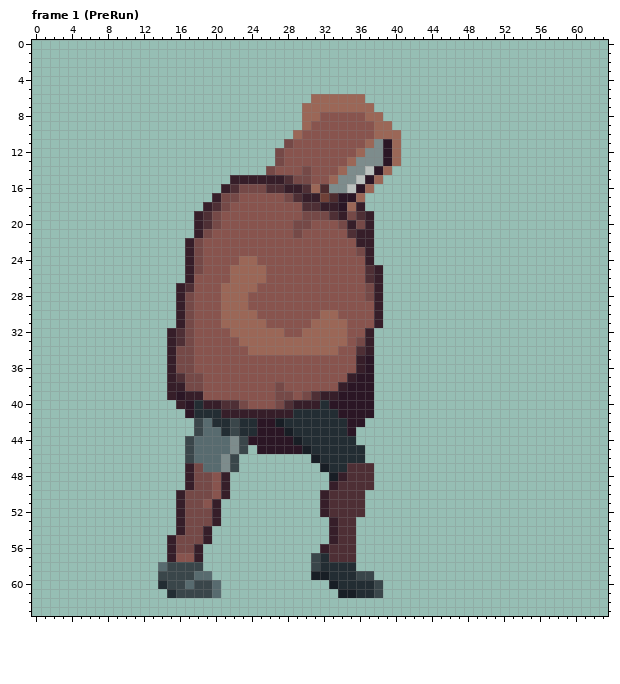
Two versions of one pixel-art file, Biogenesis_SNZA/Assets/Sprites/Liora/Liora_Run.aseprite. This is how it looked before the edit.
64x64 pixels, 9 frames. Colours within 5 levels of each other are drawn and written as one. Shown: frame 1 (PreRun). The commit also changed other frames, which this record leaves out.
And afterwards:
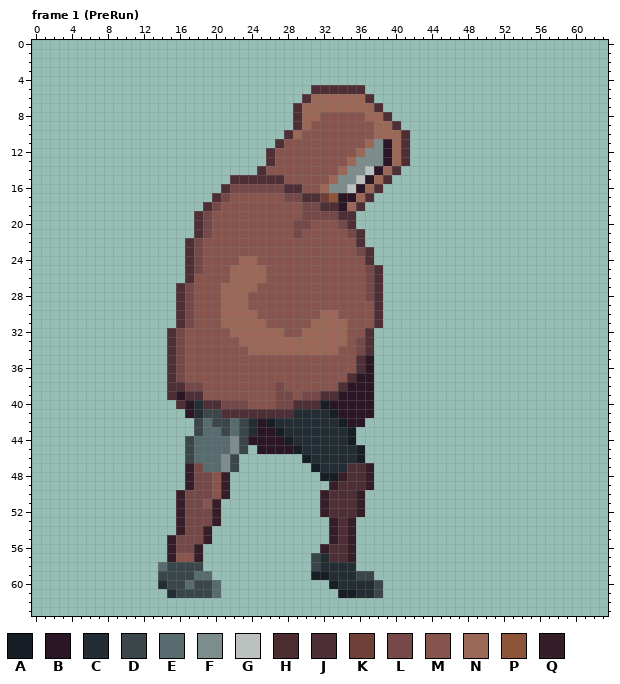
Palette (. is transparent): A #181e25  B #2b1625  C #232d33  D #3a464a  E #586b6f  F #7d8c8c  G #bbc1be  H #4d2c2f  J #4e2f35  K #6f4037  L #754947  M #88544e  N #9b6757  P #8e5439  Q #361e29
What changed:
Changed rows in their new state; - is an unchanged pixel.
Frame 1 (PreRun), layer "Flattened":
first column x 15:
 5 ----------------JJJJJJ-----
 6 ---------------J------J----
 7 --------------J--------J---
 8 --------------J---------J--
 9 --------------J----------J-
10 -------------J------------J
11 ------------JM------------J
12 -----------JM-------------J
13 -----------JM-------------J
14 ----------JM---M---------J-
15 -------JJJJJJMMM--------J--
16 ------JL---LLJJMMN-----J---
17 -----J-M------LJJ-P---J----
18 ----JLM--------LLJJ--J-----
19 ---JLM------------LJJ..----
20 ---JLM--------------J..----
21 ---J----------------LJ.----
22 --J------------------J.----
23 --J-------------------J----
24 --J-------------------J----
25 --J-------------------LJ---
26 --J-------------------LJ---
27 -JL--------------------J---
28 -J---------------------J---
29 -J---------------------J---
30 -J---------------------J---
31 -J---------------------J---
32 JLM-------------------J----
33 JLM-------------------J----
34 J-M------------------LJ----
35 J-M------------------J-----
36 J-M------------------J-----
37 JLMM----------------J------
38 JJ-----------------J-------
39 J-JJ------------LJJ--------
40 -J--JJLL-----LJJJA---------
41 ----DDJJJJJJJJ----A--------
42 -----DDED--AC------A-------
43 ------DED---AC------A------
44 -------------AC-----A------
45 --------------AC-----A-----
46 ---------------AC----A-----
47 ----------------AC----Q----
48 -----------------A----Q----
49 ----------------------Q----
50 ---------------------Q-----
51 ---------------------Q-----
52 ---------------------Q-----
53 --------------------Q------
54 --------------------Q------
55 --------------------Q------
56 --------------------Q------
57 --------------------Q------
